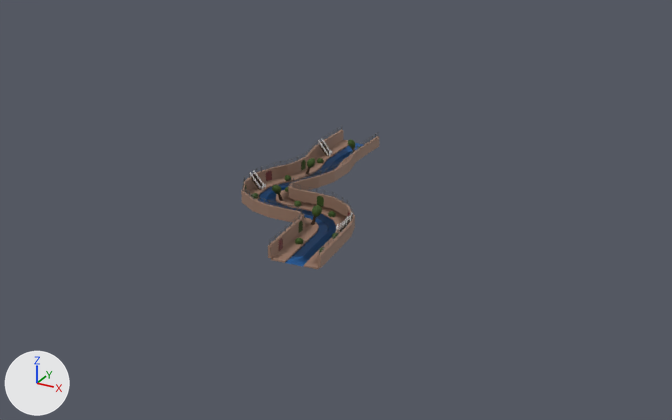
The FBX model Assets/Art/Canal.fbx as it was, and as the next commit left it.
The view is the same before and after, from a 50 mm lens placed at (42.3, -78.3, 40.9), pointed at (-4.0, 5.8, -1.2). Arrows for +X, +Y and +Z are at lower left; the lights stay in place. Where no turn or scale is listed for an object, it has been applied to the vertices. Vertices at the same position are counted once.
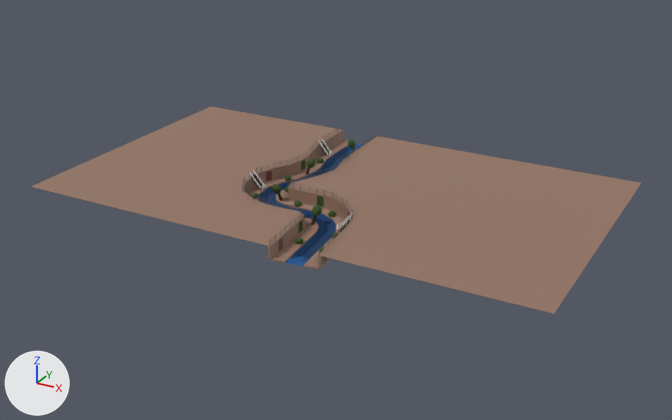
Boxes [x1, y1, x2, y2] around the edits, measured in the pictures (672 x 420 px; the box of a moved part takes in the faces that stretch with it):
```json
{"object": "Plane.006", "change": "reshaped", "before": [241, 126, 380, 269], "after": [31, 106, 641, 314]}
{"part": 1, "of": "me_plane_030", "change": "moved or reshaped", "before": [258, 136, 380, 266], "after": [31, 106, 641, 314]}
```

Edits to the scene script, one JSON object a line:
```json
{"block": "me_plane_030", "where": "# used by ob_plane_006; location = (-10.52, 3.68, 0.0)"}
{"op": "remove", "block": "me_plane_030", "code": "me_plane_030.from_pydata(...)  # 5311 vertices, 5095 faces; spans x -3.9..13.4, y -14.0..20.1, z 0.0..2.1"}
{"op": "add", "block": "me_plane_030", "code": "me_plane_030.from_pydata(...)  # 5315 vertices, 5097 faces; spans x -23.5..35.9, y -14.0..20.1, z 0.0..2.1"}
{"block": "me_plane_030", "change": "me_plane_030 part 1"}
{"block": "me_plane_030", "change": "97 faces are deleted"}
{"block": "me_plane_030", "change": "4 vertices are added at (-23.5, -14.0, 1.5), (-23.5, 20.1, 1.5), (35.9, -13.4, 1.5), (35.9, 20.0, 1.5)"}
{"block": "me_plane_030", "change": "19 new faces join them, mat_blue (blue #0b5492)"}
{"block": "me_plane_030", "change": "80 new faces join them, mat_brick (brown #947563)"}
```
